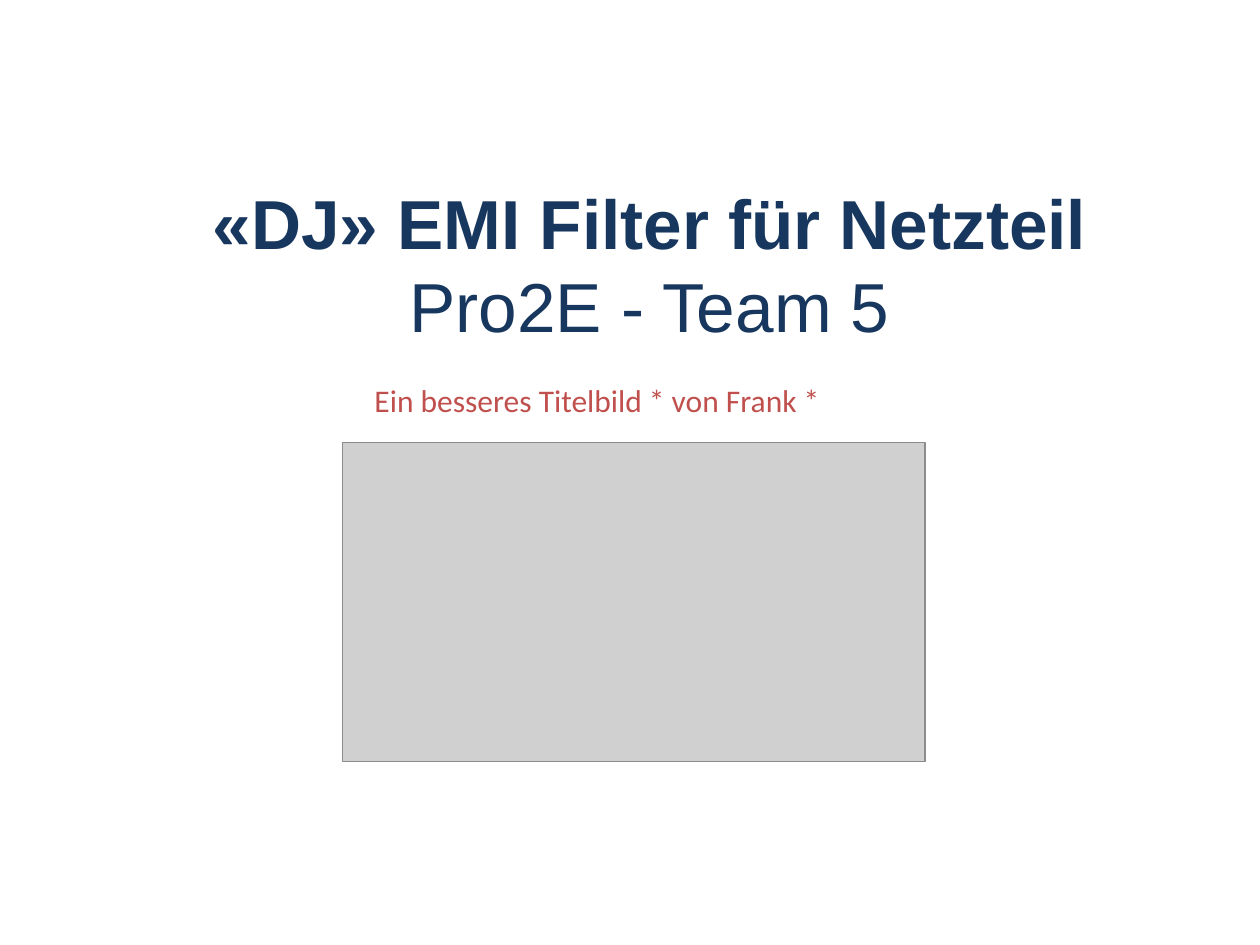
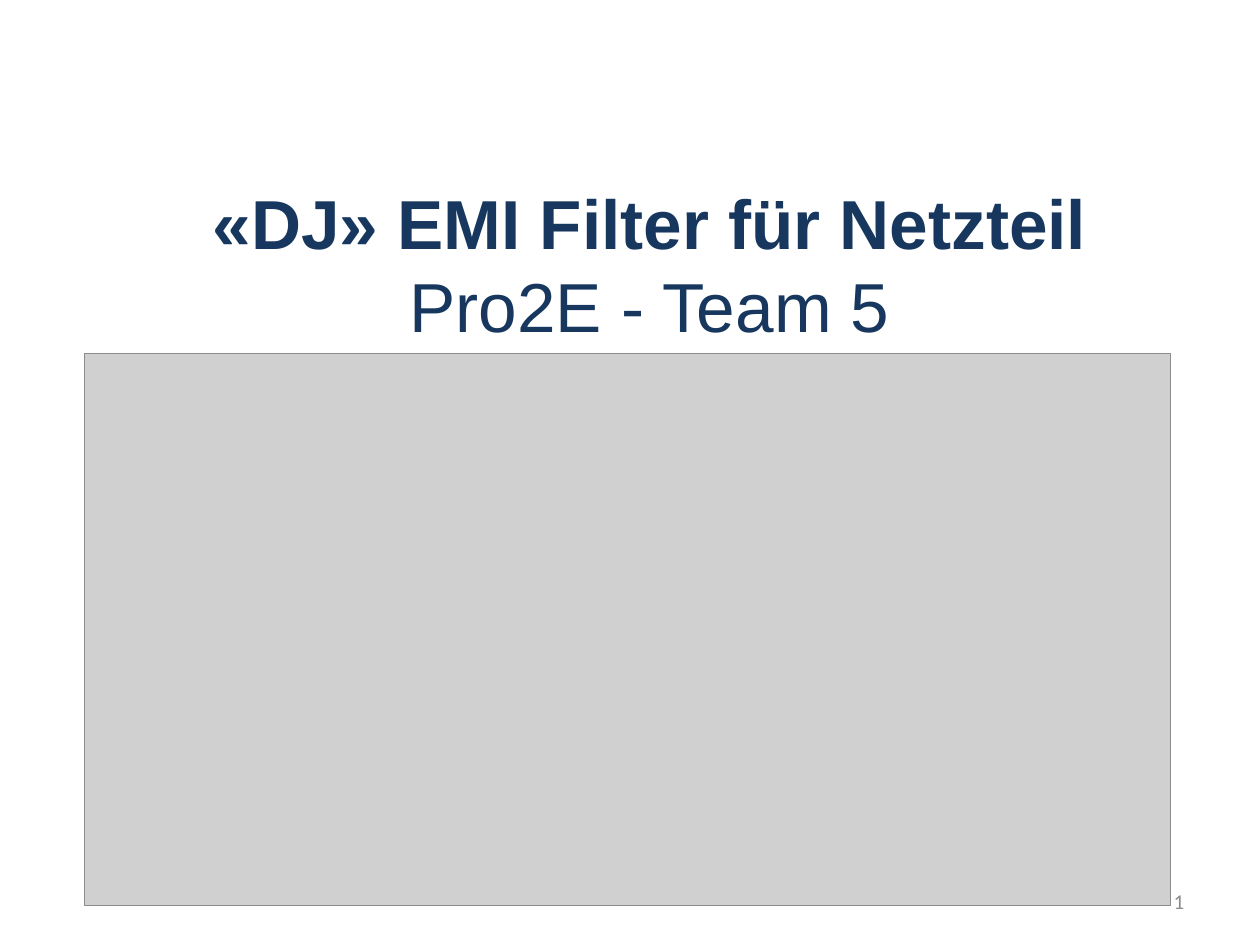
Before and after one commit to marinataborda/P2Organisation, a slide deck: slide 1 of Präsentationen/ZwischenPresäntation.pptx. Drawn at 1260x945 pixels with LibreOffice and Linux fonts; fonts in the diff are those of the drawing; grey boxes stand for pictures; background and template pictures are left out. Boxes give left, top, right and bottom in pixels: in the first picture for what was removed or moved away, otherwise in the second. Text is boxed around its words. In the diff, an @@ line names an element or a change of style, - is before the commit and + after.

```diff
--- a/Präsentationen/ZwischenPresäntation.pptx
+++ b/Präsentationen/ZwischenPresäntation.pptx
@@ picture added at bbox=[84, 354, 1171, 906] @@
@@ text removed at bbox=[374, 390, 797, 412] @@
-Ein besseres Titelbild * von Frank *
@@ picture removed at bbox=[343, 442, 926, 761] @@
@@ page number added at bbox=[1174, 895, 1185, 909], 12 pt, text #8C8C8C @@
+1
```
Also in this commit, not shown: 6 other slides changed, 12 slides added, 7 slides removed, 2 other files.
